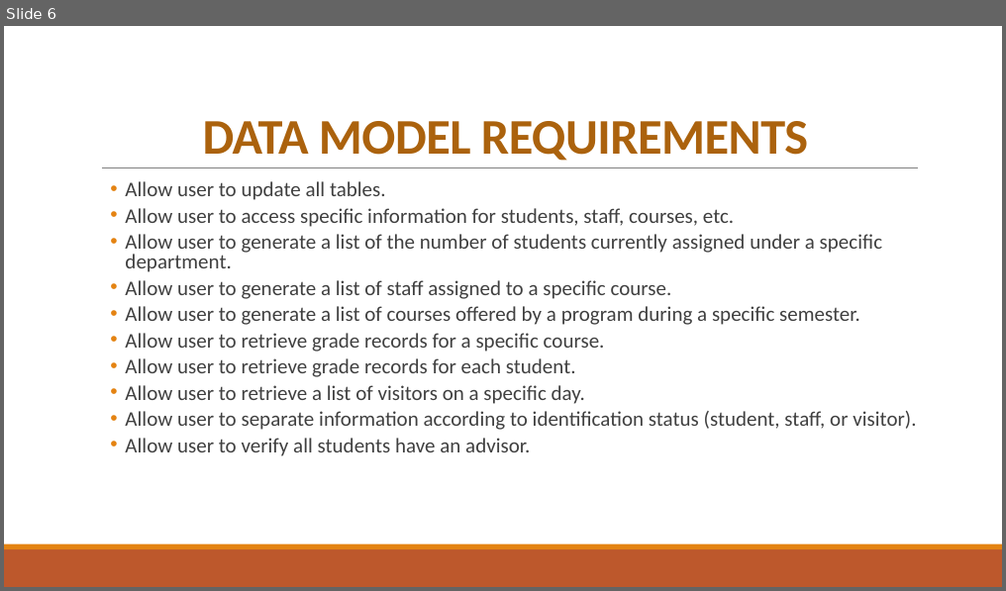
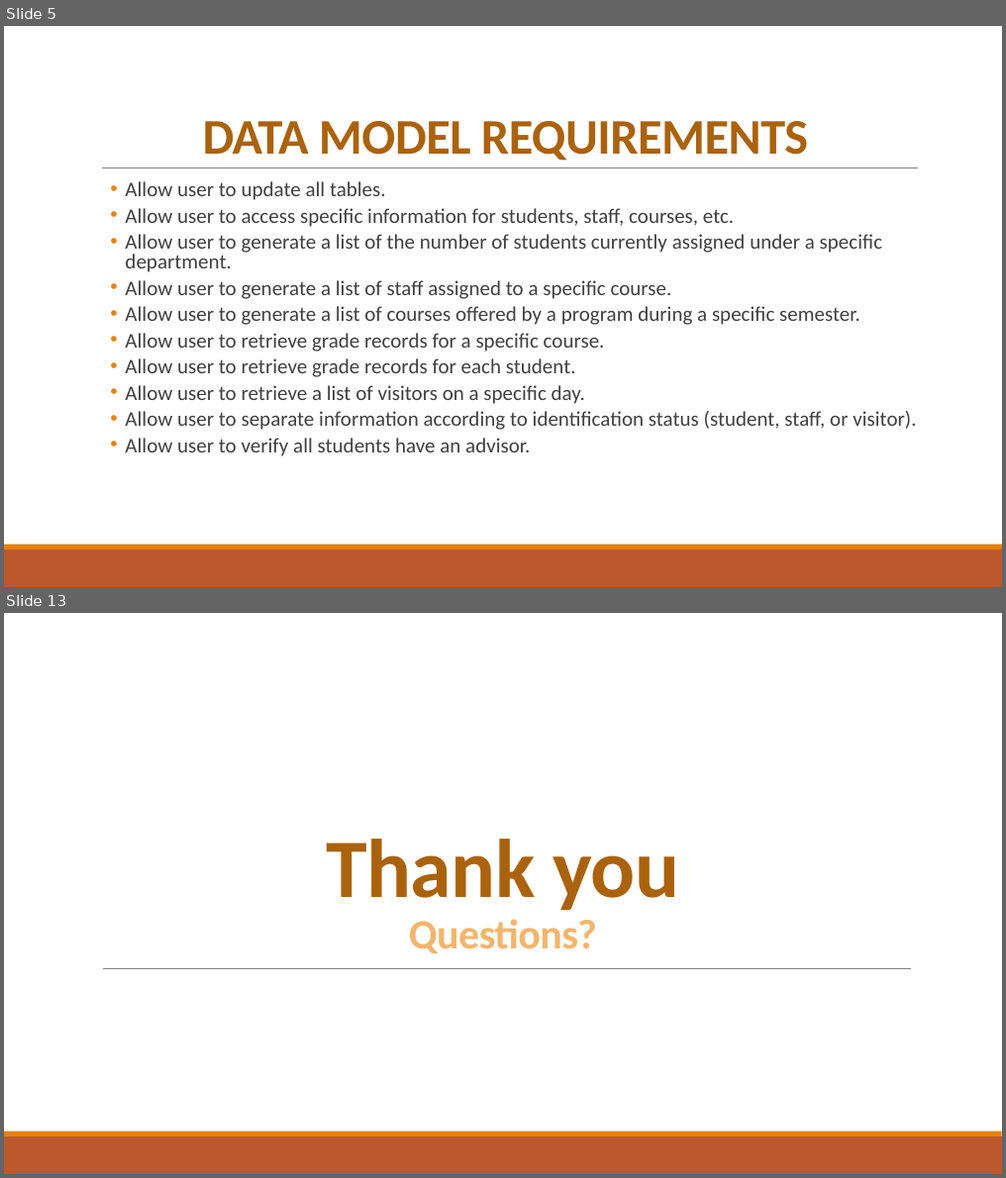
Before and after one commit to dellathefella/COSC457Project, a slide deck: Documentation/BCCC Presentation.pptx. Shown one above the other, each under a label of ours: slide 6 before the commit, slides 5 and 13 after it; the slides between them are not shown. The pictures are 1006x591 and 1006x1178 pixels, drawn with LibreOffice and Linux fonts; fonts in the diff are those of the drawing. Boxes give left, top, right and bottom in pixels: in the first picture for what was removed or moved away, otherwise in the second. Text is boxed around its words. In the diff, an @@ line names an element or a change of style, - is before the commit and + after.

```diff
--- a/Documentation/BCCC Presentation.pptx
+++ b/Documentation/BCCC Presentation.pptx
@@ slide 13 added at <box>4,613,1002,1174</box>, background #FFFFFF; not listed: 2 template elements that a slide beside it also shows @@
@@ title added at <box>326,839,680,954</box>, 40 pt, text #F3B56C, bold @@
+Thank you
+Questions?
@@ line added from (103, 968) to (912, 968), #808080 0.5 pt @@
@@ what was slide 6 is now slide 5 @@
```
Also in this commit, not shown: 9 slides changed, 1 other slide added, 2 slides removed, 4 other files.
